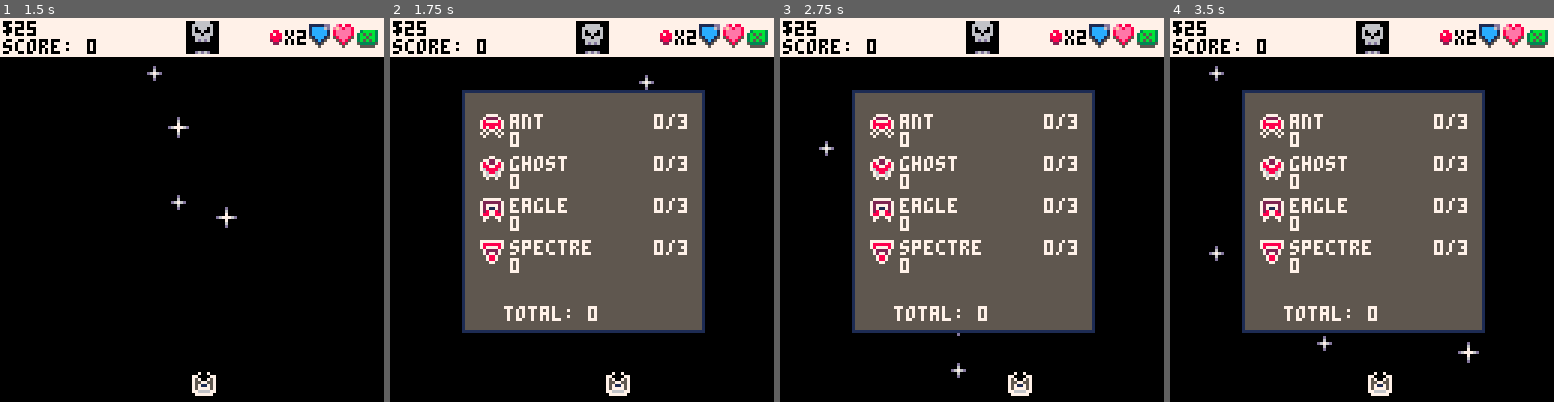
Above: before the commit, frames 1-4 (left to right).
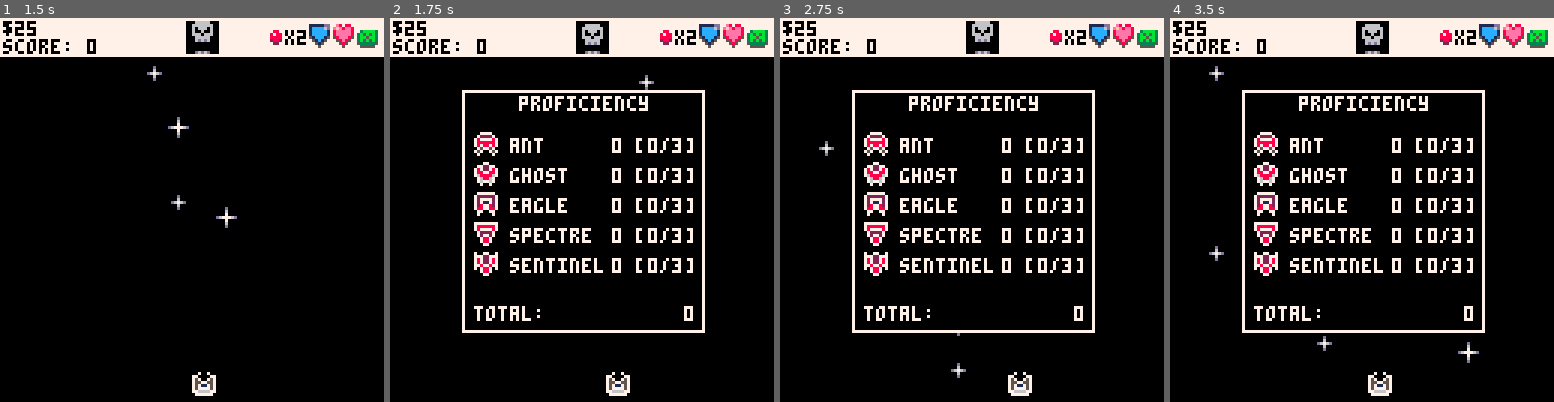
Above: after the commit, the same moments.

Repository: NinetiesPaul/Orion-s-Defender
Game: PICO-8 cartridge orionsdefender.p8
Same seed, same stepped clock (60 frames per second), same inputs: the game is played once before the commit and once after it.
Inputs:
- Up to frame 1 (1.5 s): tap X (X key) at 0.33, 1.07 s; tap O (Z key) at 0.7 s
- Up to frame 2 (1.75 s): hold Right from 1.6 s (still down); tap O (Z key) at 1.7 s
- Up to frame 3 (2.75 s): tap X (X key) at 1.85 s; release Right at 2.1 s; tap O (Z key) at 2.1, 2.5 s; hold Up 2.15-2.42 s; hold Right from 2.47 s (still down)
- Up to frame 4 (3.5 s): tap O (Z key) at 2.9, 3.3 s; tap X (X key) at 2.97 s; release Right at 3.03 s; hold Left from 3.08 s (still down)

Frame 1 is identical in both runs. In frame 2, 39% of the frame differs, in the area x 18-83%, y 18-83%; in frame 3, 39%; in frame 4, 39%.

Commit message:
added comments with wip; created new enemy class (underboss)

Diff:
--- a/orionsdefender.p8
+++ b/orionsdefender.p8
@@ -195,6 +195,20 @@
 			["knowledge_level"] = 0,
 			["score"] = 175,
 			["reward"] = 16
+		},
+		{
+			["name"] = "sentinel",
+			["spr_ok"] = 013,
+			["spr_damage"] = 029,
+			["b_health"] = 5,
+			["b_damage"] = 3,
+			["b_shot_speed"] = 1.5,
+			["b_speed"] =  1.7,
+			["b_cdr"] = 45,
+			["n_destroyed"] = 0,
+			["knowledge_level"] = 0,
+			["score"] = 250,
+			["reward"] = 20
 		}
 	}
 	enemies = {}
@@ -251,20 +265,22 @@
 		foreach(encounters, draw_encounter)
 
 		if show_stats then
-			rect(24,24,104,104, 1)
-			rectfill(25,25,103,103, 5)
+			rect(24,24,104,104, 7)
+			palt(0, false) rectfill(25,25,103,103, 0) palt(0, true)
+			-- add page like system for proficiency and kills [wíp]
+			print("proficiency", 43, 26, 7)
 
 			linect = 0
 			for e in all(enemy_list) do
-				spr(e.spr_ok, 30, 32 + linect * 14)
-				print(e.name, 40, 32 + linect * 14, 7)
-
-				print(e.n_destroyed, 40, 38 + linect * 14, 7)
-				print(e.knowledge_level .. "/3", 88, 32 + linect * 14, 7)
+				spr(e.spr_ok, 28, 38 + linect * 10)
+				print(e.name, 40, 40 + linect * 10, 7)
+				print(e.n_destroyed.." ["..e.knowledge_level .. "/3]", 74, 40 + linect * 10, 7)
 
 				linect+=1
 			end
-			print("total: " .. total_enemies_destroyed, 38, 96, 7)
+
+			print("total: ", 28, 96, 7)
+			print(total_enemies_destroyed, 98, 96, 7)
 		end
 	end
 
@@ -347,7 +363,7 @@
 		spr(072, 2, 140 + help_text_y, 2, 2)
 		spr(046, 9, 148 + help_text_y)
 		spr(062, 9, 148 + help_text_y)
-		print("a pirate owned shop,\nit's cheaper due to the\nmysterious source of the\ngoods, but sell no\nupgrade.", 17, 136 + help_text_y)
+		print("a pirate owned shop.\nit's cheaper due to the\nmysterious source of the\ngoods, but sell no\nupgrade.", 17, 136 + help_text_y)
 
 		rectfill(0,0, 126,12, 7)
 		print("help screen", 40, 3, 0)
@@ -918,6 +934,7 @@
 			missile_mode = false
 		end
 	end
+	-- change cooldown feature to 15 / 45 / 75 [wip]
 	if clock % 30 == 0 and bullet_cooldown != 0 then
 		bullet_cooldown -= 1
 	end
@@ -970,6 +987,7 @@
 				create_warning("critical\ndamage!", e)
 			end
 			e.health -= damage
+			if (e.health <= 0) destroy_enemy(e)
 
 			if e.collateral == false then
 				for el in all(enemy_list) do
@@ -993,8 +1011,6 @@
 
 			sfx(04)
 			del(bullets,b)
-
-			if (e.health <= 0) destroy_enemy(e)
 		end
 	end
 end
@@ -1302,12 +1318,12 @@
 end
 __gfx__
 0000000000000000000000000e80880011111dd03303330000333300003333000033330000777700000770000777777077777777700770070666660000888000
-000000000000000099999900efe8ee801cccc6d0003bbb300b7bbb300b7bbb300b7bbb300722227007722770722222277888888777711777666666600e7e8800
-000a0000000aa0009aaaaa908eeeee801ccccc1003bbbb3037bbbbb337bbbbb337b77bb3787777877872278772777727787777877c7117c76066606087e88880
-00a7a00000a7aa0009aaaaa98eeeee801ccccc103b5b5b303bbbbbb33bb77bb33b7bb7b3788888877887788772711727072222707c7117c7600600608e888e80
-009a900000aaaa0009aaaaa958eee85051ccc1503bb5bb303bbbbbb33bb77bb33b7bb7b37878878776888867728778270727727077c77c77666066608888e780
-00090000009aa9009aaaaa90058e8500051c15003b5b5b303bbbbbb33bbbbbb33bb77bb307577570076886707887788700788700707cc70706666600888e7e80
-00000000000990009999990000585000005150005333335003bbbb3003bbbb3003bbbb3075700757076776700770077000788700007cc70006d6d6006ddddd50
+000000000000000099999900efe8ee801cccc6d0003bbb300b7bbb300b7bbb300b7bbb300722227007722770722222277888888777722777666666600e7e8800
+000a0000000aa0009aaaaa908eeeee801ccccc1003bbbb3037bbbbb337bbbbb337b77bb378777787787227877277772778777787787227876066606087e88880
+00a7a00000a7aa0009aaaaa98eeeee801ccccc103b5b5b303bbbbbb33bb77bb33b7bb7b37888888778877887727117270722227078722787600600608e888e80
+009a900000aaaa0009aaaaa958eee85051ccc1503bb5bb303bbbbbb33bb77bb33b7bb7b37878878776888867728778270727727077877877666066608888e780
+00090000009aa9009aaaaa90058e8500051c15003b5b5b303bbbbbb33bbbbbb33bb77bb3075775700768867078877887007887007078870706666600888e7e80
+00000000000990009999990000585000005150005333335003bbbb3003bbbb3003bbbb30757007570767767007700770007887000078870006d6d6006ddddd50
 00000000000000000000000000050000000500000555550000333300003333000033330007000070007007000700007000077000000770000000000055555550
 00000000007007000000000000000000000000000000000000999900009999000099990000888800000880000888888088888888800880080666660000888000
 0000000077000077000000000000000000000000000000000a7aaa900a7aaa900a7aaa90080000800880088080000008800000088880088866666660088e7e00
